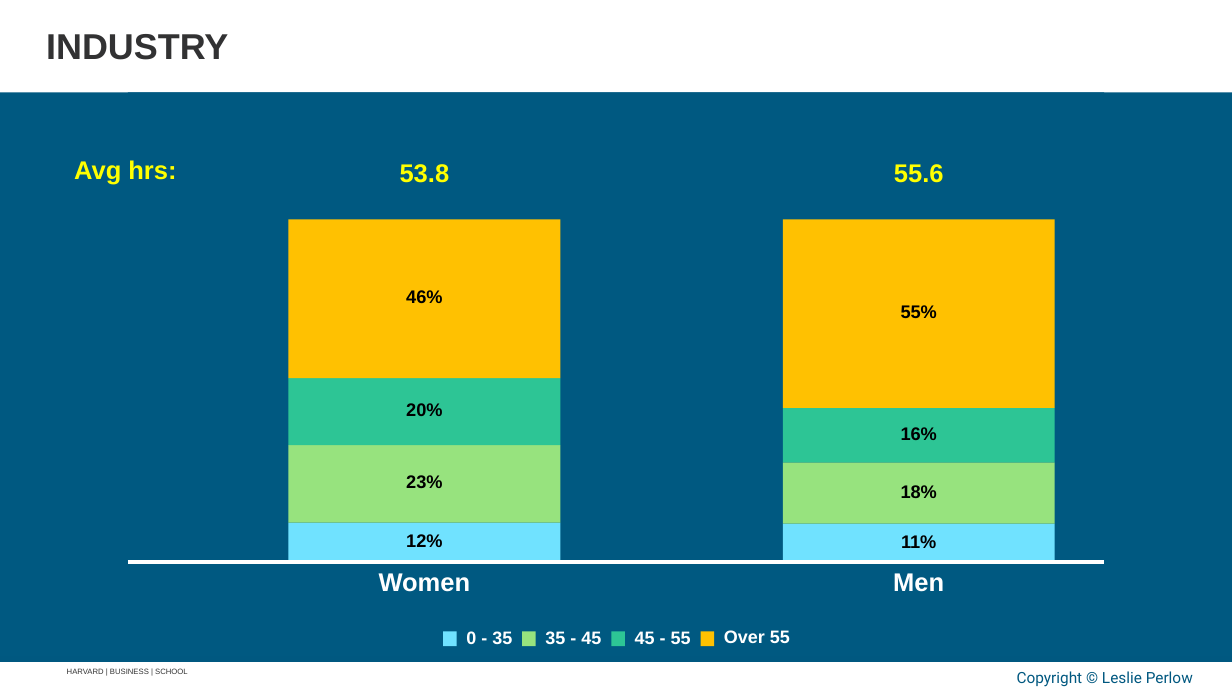
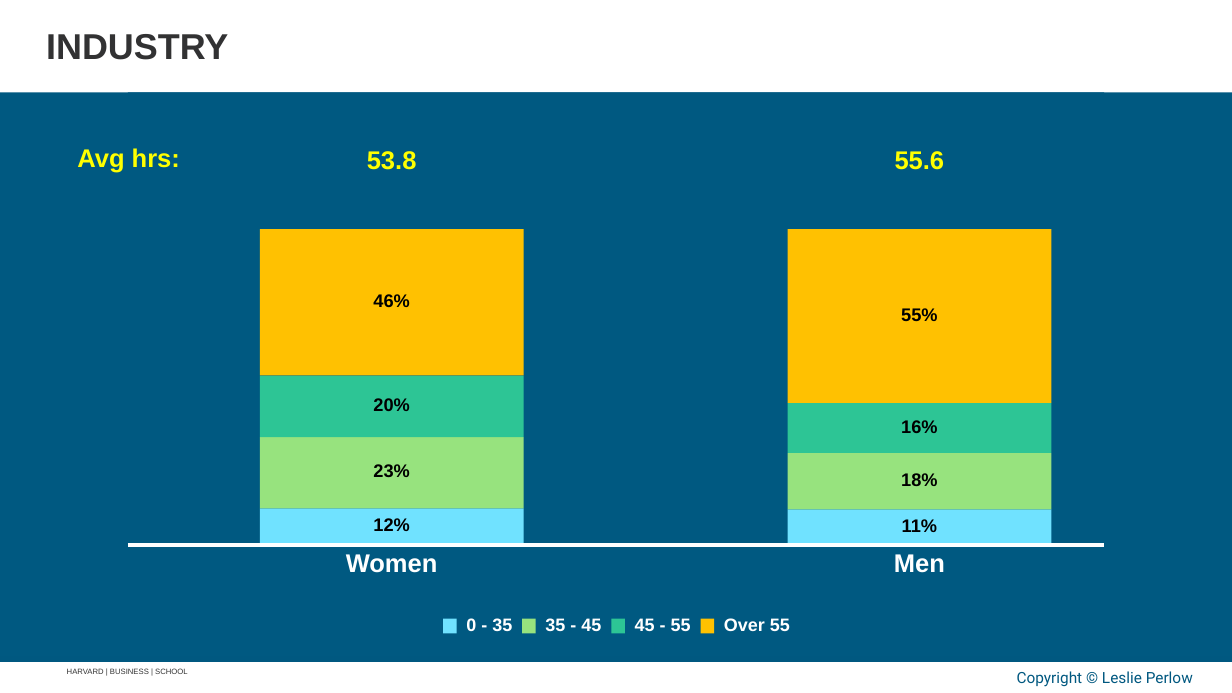
Before and after one commit to APPLITICS/lifematrix-deck-automation, a slide deck: slide 56 of outputs/generated_slides.pptx (slide 55 before the commit). Drawn at 1232x693 pixels with LibreOffice and Linux fonts; fonts in the diff are those of the drawing; background and template pictures are left out. Boxes give left, top, right and bottom in pixels: in the first picture for what was removed or moved away, otherwise in the second. Text is boxed around its words. In the diff, an @@ line names an element or a change of style, - is before the commit and + after.

```diff
--- a/outputs/generated_slides.pptx
+++ b/outputs/generated_slides.pptx
@@ rectangle: place and size @@
-rectangle at [128,92,1104,587]
+rectangle at [128,92,1104,567]
@@ text "Avg hrs:": place and size @@
-text "Avg hrs:" at [74,160,176,185]
+text "Avg hrs:" at [77,148,180,172]
@@ text "53.8": place and size @@
-text "53.8" at [400,164,450,183]
+text "53.8" at [367,151,417,170]
@@ rectangle: place and size @@
-rectangle at [288,219,560,378]
+rectangle at [260,229,524,375]
@@ rectangle: place and size @@
-rectangle at [783,219,1055,408]
+rectangle at [787,229,1052,403]
@@ text "46%": place and size @@
-text "46%" at [406,290,442,303]
+text "46%" at [373,294,409,307]
@@ rectangle: place and size @@
-rectangle at [288,378,560,445]
+rectangle at [260,375,524,437]
@@ text "20%": place and size @@
-text "20%" at [406,403,442,416]
+text "20%" at [373,398,409,411]
@@ rectangle: place and size @@
-rectangle at [783,408,1055,462]
+rectangle at [787,403,1052,453]
@@ rectangle: place and size @@
-rectangle at [288,445,560,523]
+rectangle at [260,437,524,508]
@@ text "16%": place and size @@
-text "16%" at [901,427,937,440]
+text "16%" at [901,420,937,433]
@@ text "23%": place and size @@
-text "23%" at [406,475,442,488]
+text "23%" at [373,464,409,477]
@@ rectangle: place and size @@
-rectangle at [783,462,1055,523]
+rectangle at [787,453,1052,509]
@@ text "18%": place and size @@
-text "18%" at [901,485,937,498]
+text "18%" at [901,473,937,486]
@@ rectangle: place and size @@
-rectangle at [288,523,560,563]
+rectangle at [260,508,524,545]
@@ rectangle: place and size @@
-rectangle at [783,524,1055,563]
+rectangle at [787,509,1052,544]
@@ text "12%": place and size @@
-text "12%" at [406,534,442,547]
+text "12%" at [373,518,409,531]
@@ freeform shape: place and size @@
-freeform shape at [128,563,1104,563]
+freeform shape at [128,545,1104,545]
@@ text "Women": place and size @@
-text "Women" at [379,573,471,592]
+text "Women" at [346,554,438,573]
@@ text "Men": place and size @@
-text "Men" at [893,573,944,592]
+text "Men" at [894,554,945,573]
@@ 6 texts, 4 rectangles: place and size @@
-6 texts, 4 rectangles at [443,164,944,646]
+6 texts, 4 rectangles at [443,151,945,633]
```
Also in this commit, not shown: 30 other slides changed, 2 slides added, 3 other files.
